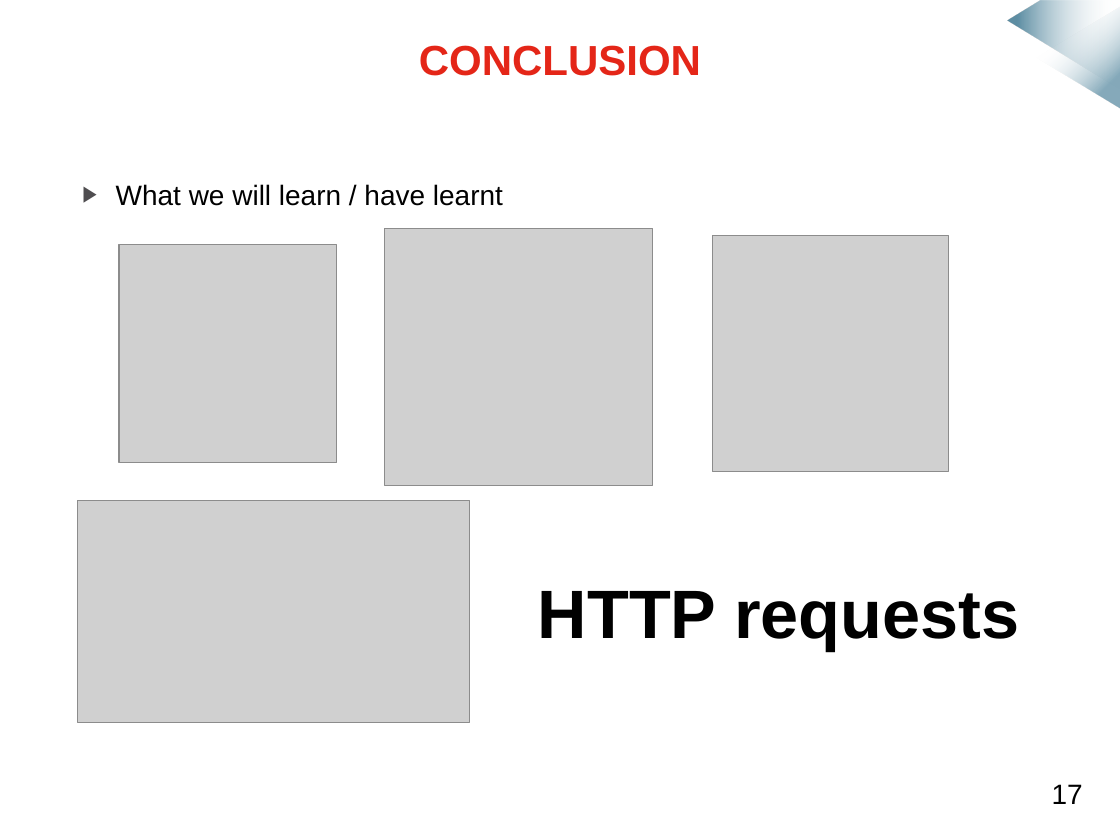
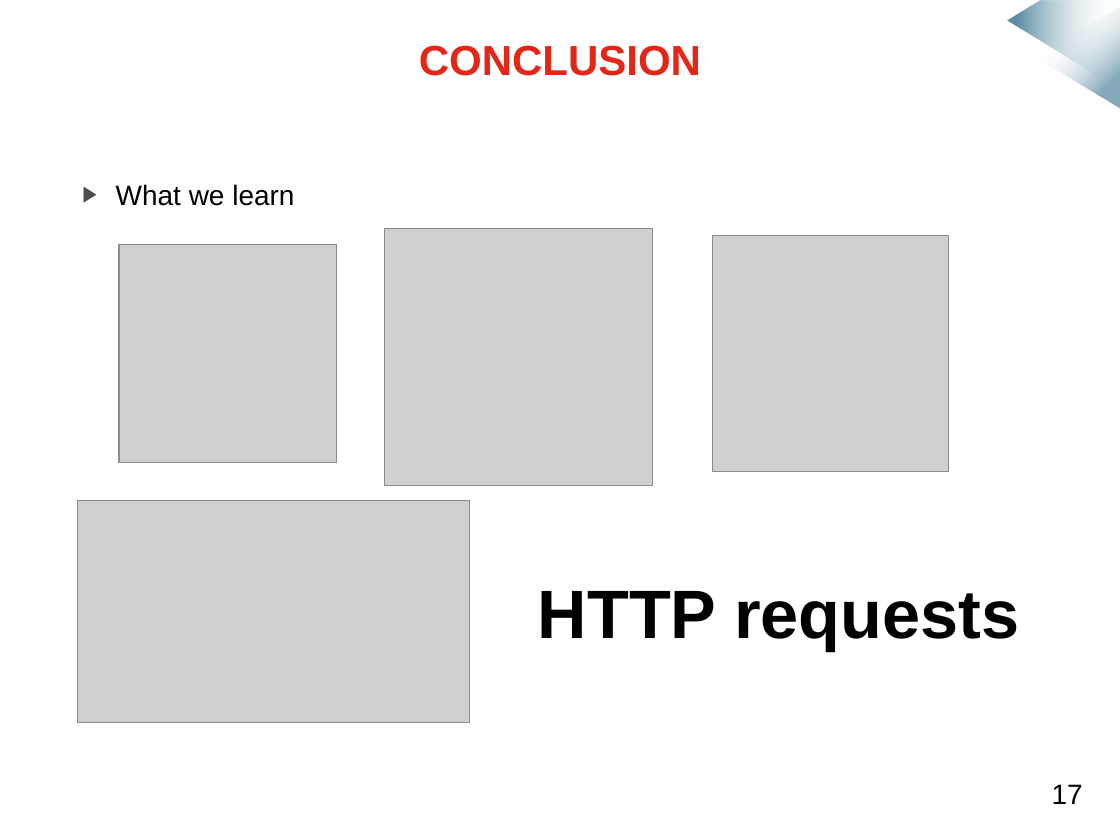
Before and after one commit to mmeven/EP_Domotique_Tablette, a slide deck: slide 19 of Rendu/Diapo_prototype_janvier.pptx. Drawn at 1120x840 pixels with LibreOffice and Linux fonts; fonts in the diff are those of the drawing; grey boxes stand for pictures; background and template pictures are left out. Boxes give left, top, right and bottom in pixels: in the first picture for what was removed or moved away, otherwise in the second. Text is boxed around its words. In the diff, an @@ line names an element or a change of style, - is before the commit and + after.

```diff
--- a/Rendu/Diapo_prototype_janvier.pptx
+++ b/Rendu/Diapo_prototype_janvier.pptx
@@ text at (x1=116, y1=184, x2=294, y2=206): text changed @@
-▶ What we will learn / have learnt
+▶ What we learn
```
Also in this commit, not shown: 6 other slides changed, 12 other files.
